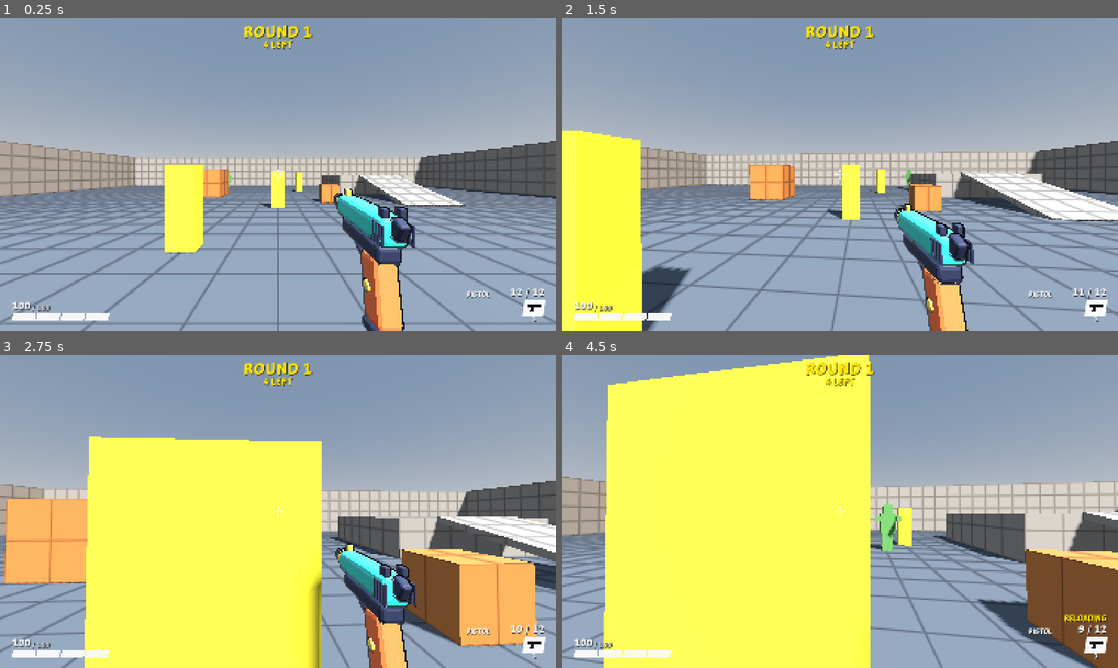
Above: before the commit, frames 1-4 (two rows, left to right).
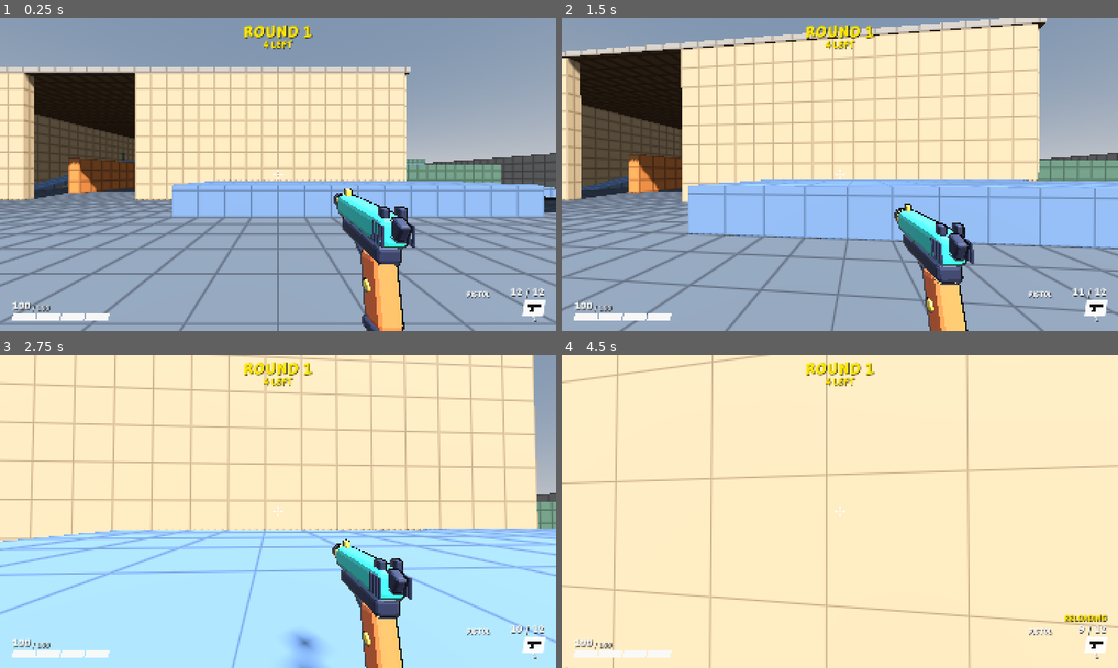
Above: after the commit, the same moments.

Repository: juanakajuan/zombie-survival-fps
Game: Godot game, scene res://levels/compound.tscn
Same seed, same stepped clock (60 frames per second), same inputs: the game is played once before the commit and once after it. Before the commit the project starts from res://levels/test_range.tscn.
Inputs (mouse positions are in pixels of both pictures, inside the frame that each line leads up to):
- Up to frame 1 (0.25 s): no input
- Up to frame 2 (1.5 s): tap Enter (restart) at 0.5 s; move the mouse to (867, 174) at 0.52 s; hold Right mouse button (aim) 0.53-1.28 s; hold W (move_forward) from 0.53 s (still down); click (867, 174) at 0.67 s; tap Space (jump) at 0.77, 1.07 s; move the mouse to (812, 174) at 1.27 s; tap Ctrl (crouch) at 1.35 s
- Up to frame 3 (2.75 s): keep holding W (move_forward); tap Space (jump) at 1.52, 1.82 s; move the mouse to (289, 505) at 2.02 s; press the mouse at (289, 505) at 2.03 s
- Up to frame 4 (4.5 s): keep holding W (move_forward); move the mouse to (834, 517) at 2.77 s; release the mouse at (834, 517) at 2.78 s; tap Shift (sprint) at 2.85 s; click (834, 517) at 2.92 s; tap Space (jump) at 3.02, 3.32, 3.77, 4.07 s; move the mouse to (878, 514) at 3.52 s; hold Right mouse button (aim) 3.53-4.28 s; tap R (reload) at 4.15 s; move the mouse to (795, 508) at 4.27 s; tap Ctrl (crouch) at 4.35 s

The runs differ from the first frame. In frame 1, 38% of the frame differs, in the area x 0-100%, y 15-76%; in frame 2, 63%; in frame 3, 96%; in frame 4, 99%, in the area x 0-100%, y 0-100%.

Commit message:
feat: add the Compound map and make it the main scene
The Compound is a 72 m walled yard with a warehouse (mezzanine, racks),
a loading dock, an office, a watchtower, and shipping containers. Zombies
spawn in pockets outside three gates in the outer wall. It is built from
CSGBox3D primitives, from the layout of a Blender prototype.

LevelNavigation now waits for the map's first sync with its region before
it bakes. Before, when an earlier level had already synced the map, the
bake ran before the region's first sync, and the navigation server dropped
the mesh with no error. Tests that loaded a second, different level saw
no navmesh. A level switch in the game would have had the same problem.

spawn_level() takes an optional scene. The new tests check the paths from
each spawn to the player start, walk the player up the mezzanine and
watchtower ramps, and run round 1.

Diff:
--- /dev/null
+++ b/levels/compound.tscn
@@ -0,0 +1,472 @@
+[gd_scene format=3]
+
+[ext_resource type="Shader" path="res://levels/greybox_grid.gdshader" id="1_grid"]
+[ext_resource type="PackedScene" path="res://player/player.tscn" id="2_player"]
+[ext_resource type="Script" path="res://levels/level_navigation.gd" id="4_nav"]
+[ext_resource type="Script" path="res://rounds/round_manager.gd" id="5_rounds"]
+[ext_resource type="Resource" path="res://rounds/round_settings.tres" id="6_settings"]
+[ext_resource type="Script" path="res://levels/level.gd" id="7_level"]
+[ext_resource type="PackedScene" path="res://game_over/game_over.tscn" id="8_game_over"]
+
+[sub_resource type="NavigationMesh" id="navigation_mesh"]
+geometry_parsed_geometry_type = 1
+geometry_collision_mask = 1
+agent_radius = 0.5
+agent_height = 2.0
+agent_max_climb = 0.25
+
+[sub_resource type="ProceduralSkyMaterial" id="sky_material"]
+
+[sub_resource type="Sky" id="sky"]
+sky_material = SubResource("sky_material")
+
+[sub_resource type="Environment" id="environment"]
+background_mode = 2
+sky = SubResource("sky")
+ambient_light_source = 3
+tonemap_mode = 2
+
+[sub_resource type="ShaderMaterial" id="building_material"]
+shader = ExtResource("1_grid")
+shader_parameter/base_color = Color(0.66, 0.58, 0.46, 1)
+shader_parameter/line_color = Color(0.5, 0.43, 0.33, 1)
+
+[sub_resource type="ShaderMaterial" id="floor_material"]
+shader = ExtResource("1_grid")
+shader_parameter/base_color = Color(0.32, 0.34, 0.36, 1)
+shader_parameter/line_color = Color(0.2, 0.21, 0.23, 1)
+
+[sub_resource type="ShaderMaterial" id="metal_material"]
+shader = ExtResource("1_grid")
+shader_parameter/base_color = Color(0.3, 0.4, 0.33, 1)
+shader_parameter/line_color = Color(0.2, 0.28, 0.22, 1)
+
+[sub_resource type="ShaderMaterial" id="platform_material"]
+shader = ExtResource("1_grid")
+shader_parameter/base_color = Color(0.38, 0.47, 0.58, 1)
+shader_parameter/line_color = Color(0.26, 0.33, 0.42, 1)
+
+[sub_resource type="ShaderMaterial" id="prop_material"]
+shader = ExtResource("1_grid")
+shader_parameter/base_color = Color(0.72, 0.45, 0.22, 1)
+shader_parameter/line_color = Color(0.5, 0.3, 0.14, 1)
+
+[sub_resource type="ShaderMaterial" id="ramp_material"]
+shader = ExtResource("1_grid")
+shader_parameter/base_color = Color(0.38, 0.47, 0.58, 1)
+shader_parameter/line_color = Color(0.26, 0.33, 0.42, 1)
+
+[sub_resource type="ShaderMaterial" id="wall_material"]
+shader = ExtResource("1_grid")
+shader_parameter/base_color = Color(0.55, 0.52, 0.48, 1)
+shader_parameter/line_color = Color(0.4, 0.37, 0.34, 1)
+
+[node name="Compound" type="Node3D" node_paths=PackedStringArray("game_over", "navigation")]
+script = ExtResource("7_level")
+game_over = NodePath("GameOver")
+navigation = NodePath("NavigationRegion3D")
+
+[node name="WorldEnvironment" type="WorldEnvironment" parent="."]
+environment = SubResource("environment")
+
+[node name="Sun" type="DirectionalLight3D" parent="."]
+rotation = Vector3(-0.8727, 0.5236, 0)
+shadow_enabled = true
+
+[node name="NavigationRegion3D" type="NavigationRegion3D" parent="."]
+navigation_mesh = SubResource("navigation_mesh")
+script = ExtResource("4_nav")
+
+[node name="Geometry" type="Node3D" parent="."]
+
+[node name="Ground" type="CSGBox3D" parent="Geometry"]
+position = Vector3(0, -0.5, 0)
+use_collision = true
+size = Vector3(72, 1, 72)
+material = SubResource("floor_material")
+
+[node name="PerimeterNorth" type="CSGBox3D" parent="Geometry"]
+position = Vector3(-19.75, 2, -36)
+use_collision = true
+size = Vector3(33.5, 4, 1)
+material = SubResource("wall_material")
+
+[node name="PerimeterNorth2" type="CSGBox3D" parent="Geometry"]
+position = Vector3(19.75, 2, -36)
+use_collision = true
+size = Vector3(33.5, 4, 1)
+material = SubResource("wall_material")
+
+[node name="PerimeterSouth" type="CSGBox3D" parent="Geometry"]
+position = Vector3(-7.25, 2, 36)
+use_collision = true
+size = Vector3(58.5, 4, 1)
+material = SubResource("wall_material")
+
+[node name="PerimeterSouth2" type="CSGBox3D" parent="Geometry"]
+position = Vector3(31.75, 2, 36)
+use_collision = true
+size = Vector3(9.5, 4, 1)
+material = SubResource("wall_material")
+
+[node name="PerimeterEast" type="CSGBox3D" parent="Geometry"]
+position = Vector3(36, 2, 0)
+use_collision = true
+size = Vector3(1, 4, 72)
+material = SubResource("wall_material")
+
+[node name="PerimeterWest" type="CSGBox3D" parent="Geometry"]
+position = Vector3(-36, 2, 18)
+use_collision = true
+size = Vector3(1, 4, 36)
+material = SubResource("wall_material")
+
+[node name="PerimeterWest2" type="CSGBox3D" parent="Geometry"]
+position = Vector3(-36, 2, -20)
+use_collision = true
+size = Vector3(1, 4, 32)
+material = SubResource("wall_material")
+
+[node name="NorthGateFloor" type="CSGBox3D" parent="Geometry"]
+position = Vector3(0, -0.5, -38.75)
+use_collision = true
+size = Vector3(6, 1, 6.5)
+material = SubResource("floor_material")
+
+[node name="NorthGateWall" type="CSGBox3D" parent="Geometry"]
+position = Vector3(0, 2, -42)
+use_collision = true
+size = Vector3(7, 4, 1)
+material = SubResource("wall_material")
+
+[node name="NorthGateWall2" type="CSGBox3D" parent="Geometry"]
+position = Vector3(-3, 2, -39.25)
+use_collision = true
+size = Vector3(1, 4, 5.5)
+material = SubResource("wall_material")
+
+[node name="NorthGateWall3" type="CSGBox3D" parent="Geometry"]
+position = Vector3(3, 2, -39.25)
+use_collision = true
+size = Vector3(1, 4, 5.5)
+material = SubResource("wall_material")
+
+[node name="SouthGateFloor" type="CSGBox3D" parent="Geometry"]
+position = Vector3(24.5, -0.5, 38.75)
+use_collision = true
+size = Vector3(5, 1, 6.5)
+material = SubResource("floor_material")
+
+[node name="SouthGateWall" type="CSGBox3D" parent="Geometry"]
+position = Vector3(24.5, 2, 42)
+use_collision = true
+size = Vector3(6, 4, 1)
+material = SubResource("wall_material")
+
+[node name="SouthGateWall2" type="CSGBox3D" parent="Geometry"]
+position = Vector3(22, 2, 39.25)
+use_collision = true
+size = Vector3(1, 4, 5.5)
+material = SubResource("wall_material")
+
+[node name="SouthGateWall3" type="CSGBox3D" parent="Geometry"]
+position = Vector3(27, 2, 39.25)
+use_collision = true
+size = Vector3(1, 4, 5.5)
+material = SubResource("wall_material")
+
+[node name="WestGateFloor" type="CSGBox3D" parent="Geometry"]
+position = Vector3(-38.75, -0.5, -2)
+use_collision = true
+size = Vector3(6.5, 1, 4)
+material = SubResource("floor_material")
+
+[node name="WestGateWall" type="CSGBox3D" parent="Geometry"]
+position = Vector3(-42, 2, -2)
+use_collision = true
+size = Vector3(1, 4, 5)
+material = SubResource("wall_material")
+
+[node name="WestGateWall2" type="CSGBox3D" parent="Geometry"]
+position = Vector3(-39.25, 2, 0)
+use_collision = true
+size = Vector3(5.5, 4, 1)
+material = SubResource("wall_material")
+
+[node name="WestGateWall3" type="CSGBox3D" parent="Geometry"]
+position = Vector3(-39.25, 2, -4)
+use_collision = true
+size = Vector3(5.5, 4, 1)
+material = SubResource("wall_material")
+
+[node name="WarehouseWallNorth" type="CSGBox3D" parent="Geometry"]
+position = Vector3(-5, 4, -22)
+use_collision = true
+size = Vector3(34, 8, 0.5)
+material = SubResource("building_material")
+
+[node name="WarehouseWallSouth" type="CSGBox3D" parent="Geometry"]
+position = Vector3(-17, 4, 4)
+use_collision = true
+size = Vector3(10, 8, 0.5)
+material = SubResource("building_material")
+
+[node name="WarehouseWallSouth2" type="CSGBox3D" parent="Geometry"]
+position = Vector3(3.5, 4, 4)
+use_collision = true
+size = Vector3(17, 8, 0.5)
+material = SubResource("building_material")
+
+[node name="WarehouseWallEast" type="CSGBox3D" parent="Geometry"]
+position = Vector3(12, 4, -1)
+use_collision = true
+size = Vector3(0.5, 8, 10)
+material = SubResource("building_material")
+
+[node name="WarehouseWallEast2" type="CSGBox3D" parent="Geometry"]
+position = Vector3(12, 4, -15.5)
+use_collision = true
+size = Vector3(0.5, 8, 13)
+material = SubResource("building_material")
+
+[node name="WarehouseWallWest" type="CSGBox3D" parent="Geometry"]
+position = Vector3(-22, 4, -9)
+use_collision = true
+size = Vector3(0.5, 8, 26)
+material = SubResource("building_material")
+
+[node name="WarehouseRoof" type="CSGBox3D" parent="Geometry"]
+position = Vector3(-5, 8.15, -9)
+use_collision = true
+size = Vector3(34.6, 0.3, 26.6)
+material = SubResource("wall_material")
+
+[node name="Mezzanine" type="CSGBox3D" parent="Geometry"]
+position = Vector3(-5, 3.8, -18.5)
+use_collision = true
+size = Vector3(34, 0.4, 7)
+material = SubResource("platform_material")
+
+[node name="MezzanineRamp" type="CSGBox3D" parent="Geometry"]
+position = Vector3(-20, 1.792, -8)
+rotation = Vector3(0.2783, 0, 0)
+use_collision = true
+size = Vector3(2.4, 0.4, 14.5602)
+material = SubResource("ramp_material")
+
+[node name="MezzanineRailing" type="CSGBox3D" parent="Geometry"]
+position = Vector3(-21.75, 4.55, -14.9)
+use_collision = true
+size = Vector3(0.5, 1.1, 0.2)
+material = SubResource("metal_material")
+
+[node name="MezzanineRailing2" type="CSGBox3D" parent="Geometry"]
+position = Vector3(-3.25, 4.55, -14.9)
+use_collision = true
+size = Vector3(30.5, 1.1, 0.2)
+material = SubResource("metal_material")
+
+[node name="Rack" type="CSGBox3D" parent="Geometry"]
+position = Vector3(-13.5, 1.5, -5.5)
+use_collision = true
+size = Vector3(1, 3, 11)
+material = SubResource("prop_material")
+
+[node name="Rack2" type="CSGBox3D" parent="Geometry"]
+position = Vector3(-7.5, 1.5, -5.5)
+use_collision = true
+size = Vector3(1, 3, 11)
+material = SubResource("prop_material")
+
+[node name="Rack3" type="CSGBox3D" parent="Geometry"]
+position = Vector3(-1.5, 1.5, -5.5)
+use_collision = true
+size = Vector3(1, 3, 11)
+material = SubResource("prop_material")
+
+[node name="Rack4" type="CSGBox3D" parent="Geometry"]
+position = Vector3(4.5, 1.5, -5.5)
+use_collision = true
+size = Vector3(1, 3, 11)
+material = SubResource("prop_material")
+
+[node name="LoadingDock" type="CSGBox3D" parent="Geometry"]
+position = Vector3(7, 0.6, 6.625)
+use_collision = true
+size = Vector3(14, 1.2, 4.75)
+material = SubResource("platform_material")
+
+[node name="LoadingDockRamp" type="CSGBox3D" parent="Geometry"]
+position = Vector3(19, 0.3986, 6.5)
+rotation = Vector3(0, 0, -0.1194)
+use_collision = true
+size = Vector3(10.0717, 0.4, 4)
+material = SubResource("ramp_material")
+
+[node name="OfficeWallNorth" type="CSGBox3D" parent="Geometry"]
+position = Vector3(-30, 1.75, 22)
+use_collision = true
+size = Vector3(8, 3.5, 0.5)
+material = SubResource("building_material")
+
+[node name="OfficeWallNorth2" type="CSGBox3D" parent="Geometry"]
+position = Vector3(-22, 1.75, 22)
+use_collision = true
+size = Vector3(4, 3.5, 0.5)
+material = SubResource("building_material")
+
+[node name="OfficeWallSouth" type="CSGBox3D" parent="Geometry"]
+position = Vector3(-27, 1.75, 34)
+use_collision = true
+size = Vector3(14, 3.5, 0.5)
+material = SubResource("building_material")
+
+[node name="OfficeWallEast" type="CSGBox3D" parent="Geometry"]
+position = Vector3(-20, 1.75, 32)
+use_collision = true
+size = Vector3(0.5, 3.5, 4)
+material = SubResource("building_material")
+
+[node name="OfficeWallEast2" type="CSGBox3D" parent="Geometry"]
+position = Vector3(-20, 1.75, 25)
+use_collision = true
+size = Vector3(0.5, 3.5, 6)
+material = SubResource("building_material")
+
+[node name="OfficeWallWest" type="CSGBox3D" parent="Geometry"]
+position = Vector3(-34, 1.75, 28)
+use_collision = true
+size = Vector3(0.5, 3.5, 12)
+material = SubResource("building_material")
+
+[node name="OfficeRoof" type="CSGBox3D" parent="Geometry"]
+position = Vector3(-27, 3.65, 28)
+use_collision = true
+size = Vector3(14.6, 0.3, 12.6)
+material = SubResource("wall_material")
+
+[node name="Desk" type="CSGBox3D" parent="Geometry"]
+position = Vector3(-30, 0.4, 31.25)
+use_collision = true
+size = Vector3(4, 0.8, 1.5)
+material = SubResource("prop_material")
+
+[node name="Watchtower" type="CSGBox3D" parent="Geometry"]
+position = Vector3(29.75, 2, -29.75)
+use_collision = true
+size = Vector3(11.5, 4, 11.5)
+material = SubResource("platform_material")
+
+[node name="WatchtowerRamp" type="CSGBox3D" parent="Geometry"]
+position = Vector3(29, 1.792, -17)
+rotation = Vector3(0.2783, 0, 0)
+use_collision = true
+size = Vector3(3, 0.4, 14.5602)
+material = SubResource("ramp_material")
+
+[node name="WatchtowerRailing" type="CSGBox3D" parent="Geometry"]
+position = Vector3(25.65, 4.5, -24.1)
+use_collision = true
+size = Vector3(3.3, 1, 0.2)
+material = SubResource("metal_material")
+
+[node name="WatchtowerRailing2" type="CSGBox3D" parent="Geometry"]
+position = Vector3(33.1, 4.5, -24.1)
+use_collision = true
+size = Vector3(4.8, 1, 0.2)
+material = SubResource("metal_material")
+
+[node name="WatchtowerRailing3" type="CSGBox3D" parent="Geometry"]
+position = Vector3(24.1, 4.5, -29.75)
+use_collision = true
+size = Vector3(0.2, 1, 11.5)
+material = SubResource("metal_material")
+
+[node name="Container" type="CSGBox3D" parent="Geometry"]
+position = Vector3(-28.75, 1.3, -10)
+use_collision = true
+size = Vector3(2.5, 2.6, 12)
+material = SubResource("metal_material")
+
+[node name="Container2" type="CSGBox3D" parent="Geometry"]
+position = Vector3(-28.75, 1.3, -24)
+use_collision = true
+size = Vector3(2.5, 2.6, 12)
+material = SubResource("metal_material")
+
+[node name="Container3" type="CSGBox3D" parent="Geometry"]
+position = Vector3(22, 1.3, -5.25)
+use_collision = true
+size = Vector3(12, 2.6, 2.5)
+material = SubResource("metal_material")
+
+[node name="Container4" type="CSGBox3D" parent="Geometry"]
+position = Vector3(-6, 1.3, 18.75)
+use_collision = true
+size = Vector3(12, 2.6, 2.5)
+material = SubResource("metal_material")
+
+[node name="Container5" type="CSGBox3D" parent="Geometry"]
+position = Vector3(10, 1.3, 26.75)
+use_collision = true
+size = Vector3(12, 2.6, 2.5)
+material = SubResource("metal_material")
+
+[node name="Container6" type="CSGBox3D" parent="Geometry"]
+position = Vector3(-2, 1.3, -27.25)
+use_collision = true
+size = Vector3(12, 2.6, 2.5)
+material = SubResource("metal_material")
+
+[node name="Container7" type="CSGBox3D" parent="Geometry"]
+position = Vector3(-28.75, 3.9, -24)
+use_collision = true
+size = Vector3(2.5, 2.6, 12)
+material = SubResource("metal_material")
+
+[node name="Barrier" type="CSGBox3D" parent="Geometry"]
+position = Vector3(-18, 0.55, 12)
+use_collision = true
+size = Vector3(4, 1.1, 0.8)
+material = SubResource("prop_material")
+
+[node name="Barrier2" type="CSGBox3D" parent="Geometry"]
+position = Vector3(24, 0.55, 18)
+use_collision = true
+size = Vector3(4, 1.1, 0.8)
+material = SubResource("prop_material")
+
+[node name="Barrier3" type="CSGBox3D" parent="Geometry"]
+position = Vector3(-4, 0.55, 28)
+use_collision = true
+size = Vector3(4, 1.1, 0.8)
+material = SubResource("prop_material")
+
+[node name="Barrier4" type="CSGBox3D" parent="Geometry"]
+position = Vector3(30, 0.55, 2)
+use_collision = true
+size = Vector3(4, 1.1, 0.8)
+material = SubResource("prop_material")
+
+[node name="Player" parent="." instance=ExtResource("2_player")]
+position = Vector3(4, 0, 16)
+
+[node name="RoundManager" type="Node" parent="."]
+script = ExtResource("5_rounds")
+settings = ExtResource("6_settings")
+
+[node name="SpawnNorthGate" type="Marker3D" parent="RoundManager"]
+position = Vector3(0, 0, -40)
+
+[node name="SpawnSouthGate" type="Marker3D" parent="RoundManager"]
+position = Vector3(24.5, 0, 40)
+
+[node name="SpawnWestGate" type="Marker3D" parent="RoundManager"]
+position = Vector3(-40, 0, -2)
+
+[node name="SpawnNorthEast" type="Marker3D" parent="RoundManager"]
+position = Vector3(33, 0, -18)
+
+[node name="GameOver" parent="." node_paths=PackedStringArray("player", "round_manager") instance=ExtResource("8_game_over")]
+player = NodePath("../Player")
+round_manager = NodePath("../RoundManager")
--- a/levels/level_navigation.gd
+++ b/levels/level_navigation.gd
@@ -4,23 +4,17 @@
 ## Emits `bake_finished` when the mesh is baked.
 
 
+# A mesh that is set before the map's first sync with this region does not get to the navigation server, even when
+# an earlier level already synced the map. So wait for that sync, from before it can happen.
 func _ready() -> void:
-	# CSG shapes build their meshes at the end of the frame, so bake one frame later.
-	get_tree().process_frame.connect(_bake_after_first_map_sync, CONNECT_ONE_SHOT)
-
-
-# A mesh that is set before the first sync of the map does not get to the navigation server.
-func _bake_after_first_map_sync() -> void:
-	if NavigationServer3D.map_get_iteration_id(get_navigation_map()) > 0:
-		_bake()
-	else:
-		NavigationServer3D.map_changed.connect(_on_map_changed)
+	NavigationServer3D.map_changed.connect(_on_map_changed)
 
 
 func _on_map_changed(map: RID) -> void:
 	if map == get_navigation_map():
 		NavigationServer3D.map_changed.disconnect(_on_map_changed)
-		_bake()
+		# CSG shapes build their meshes at the end of the frame.
+		get_tree().process_frame.connect(_bake, CONNECT_ONE_SHOT)
 
 
 func _bake() -> void:
--- a/project.godot
+++ b/project.godot
@@ -11,7 +11,7 @@
 [application]
 
 config/name="Zombie Survival FPS"
-run/main_scene="res://levels/test_range.tscn"
+run/main_scene="res://levels/compound.tscn"
 config/features=PackedStringArray("4.7", "Forward Plus")
 
 [autoload]
--- /dev/null
+++ b/tests/levels/test_compound.gd
@@ -0,0 +1,46 @@
+extends TestCase
+
+const COMPOUND_SCENE: PackedScene = preload("res://levels/compound.tscn")
+## The foot and the top of each ramp, in level coordinates. Each ramp goes up toward -Z, the way the player looks at start.
+const MEZZANINE_RAMP_FOOT := Vector3(-20.0, 0.0, 0.0)
+const WATCHTOWER_RAMP_FOOT := Vector3(29.0, 0.0, -9.0)
+const HIGH_FLOOR_HEIGHT := 4.0
+
+
+func test_every_spawn_point_has_a_path_to_the_player_start() -> void:
+	var level := await spawn_level(null, COMPOUND_SCENE)
+	var start := (level.get_node("Player") as Player).global_position
+	var spawns := level.get_node("RoundManager").find_children("*", "Marker3D", false, false)
+	assert_eq(spawns.size(), 4, "spawn points")
+	for node: Node in spawns:
+		var spawn := node as Marker3D
+		assert_true(_path_reaches(level, spawn.global_position, start), "%s has no path to the player start" % spawn.name)
+
+
+func test_the_player_walks_up_the_mezzanine_ramp_onto_the_mezzanine() -> void:
+	await _assert_walks_up_the_ramp_from(MEZZANINE_RAMP_FOOT, "mezzanine")
+
+
+func test_the_player_walks_up_the_watchtower_ramp_onto_the_watchtower() -> void:
+	await _assert_walks_up_the_ramp_from(WATCHTOWER_RAMP_FOOT, "watchtower")
+
+
+func test_round_1_starts_and_the_level_runs_for_5_seconds() -> void:
+	var level := await spawn_level(null, COMPOUND_SCENE)
+	assert_eq((level.get_node("RoundManager") as RoundManager).round_number, 1, "round number")
+	await run_seconds(5.0)
+
+
+func _assert_walks_up_the_ramp_from(foot: Vector3, floor_name: String) -> void:
+	var level := await spawn_level(null, COMPOUND_SCENE)
+	var player := level.get_node("Player") as Player
+	player.global_position = foot
+	Input.action_press("move_forward")
+	await run_seconds(5.0)
+	assert_almost_eq(player.global_position.y, HIGH_FLOOR_HEIGHT, 0.1, "player height after walking up to the %s" % floor_name)
+
+
+func _path_reaches(level: Level, from: Vector3, to: Vector3) -> bool:
+	var map := level.navigation.get_navigation_map()
+	var path := NavigationServer3D.map_get_path(map, from, to, true)
+	return not path.is_empty() and path[path.size() - 1].distance_to(to) < 1.0
--- a/tests/test_case.gd
+++ b/tests/test_case.gd
@@ -64,10 +64,10 @@
 	return dummy
 
 
-## Adds the test range and returns when the navigation map answers queries from its baked navmesh.
+## Adds a level (the test range by default) and returns when the navigation map answers queries from its baked navmesh.
 ## `round_settings` replaces the round settings before round 1 starts.
-func spawn_level(round_settings: RoundSettings = null) -> Level:
-	var level := LEVEL_SCENE.instantiate() as Level
+func spawn_level(round_settings: RoundSettings = null, scene: PackedScene = LEVEL_SCENE) -> Level:
+	var level := scene.instantiate() as Level
 	if round_settings != null:
 		(level.get_node("RoundManager") as RoundManager).settings = round_settings
 	add_child(level)
Not shown, added: tests/levels/test_compound.gd.uid
Not shown, changed: CLAUDE.md
Not shown, changed: DESIGN.md
